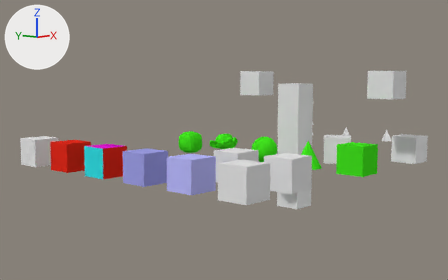
Two versions of the Blender file samples/unittest/xbuf_unittest.blend, one commit apart.
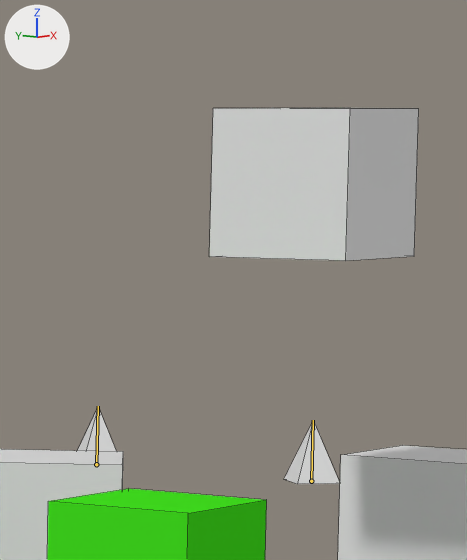
Old and new are each drawn whole from a 50 mm camera at (-25.4, -21.2, 5.8) aimed at (10.8, 11.1, 0.6) and again close up on the part from 73% to 93% of the width and 18% to 56% of the height. Every picture has the same lights, and +X, +Y and +Z are marked at upper left. The bones that bend it are drawn over the model as lines in the close-ups. The close-ups show mesh edges as thin lines.

Objects in the first close-up: 'Cone.003', 'Cone.004', 'Test.3.0', 'Test.4.0', 'Test.4.1', 'Test.5.0'.
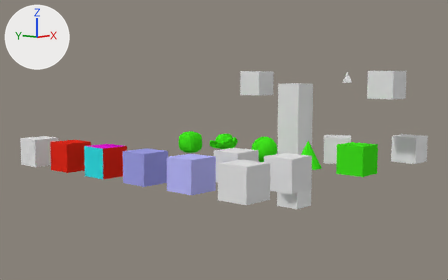
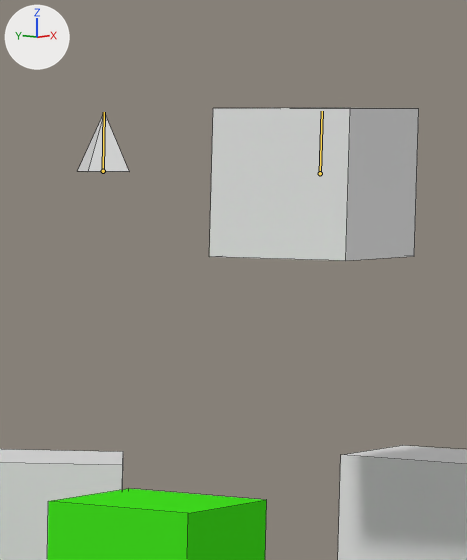
The newer file adds an action. The first version stands in its rest pose; the second is drawn at frame 120 of the action 'Test.6.1Action.003'.

Pixel boxes (x1, y1, x2, y2) of what changed, in the close-ups (467 x 560 px):
'Cone.003', posed
    before: (77, 407, 116, 451)
    after: (78, 112, 129, 172)
'Cone.004', posed (not visible afterwards)
    before: (284, 420, 340, 484)
bone 'Bone', root to tip
    before: (311, 481) to (313, 420)
    after: (320, 173) to (322, 111)

The change, as a list of edits to the scene's bpy script:
```text
Change bone_bone:
    where bone_bone = bpy.data.objects['Test.6.1'].pose.bones['Bone']
    bone_bone.location: (0.0, 0.0, 0.0) -> (0.0, 5.0, 0.0)
Change bone_rig_object:
    where bone_rig_object = bpy.data.objects['Test.6.2']  # the whole rig 'Test.6.2'
    bone_rig_object.location: (24.0, 8.0, 0.0) -> (24.0, 8.0, 5.0)
```
